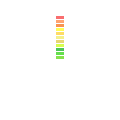
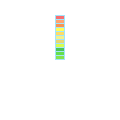
Revision of a layered 120 × 120 image; what changed, layer by layer:
showed "图层 1" over bbox(55, 15, 65, 60)
